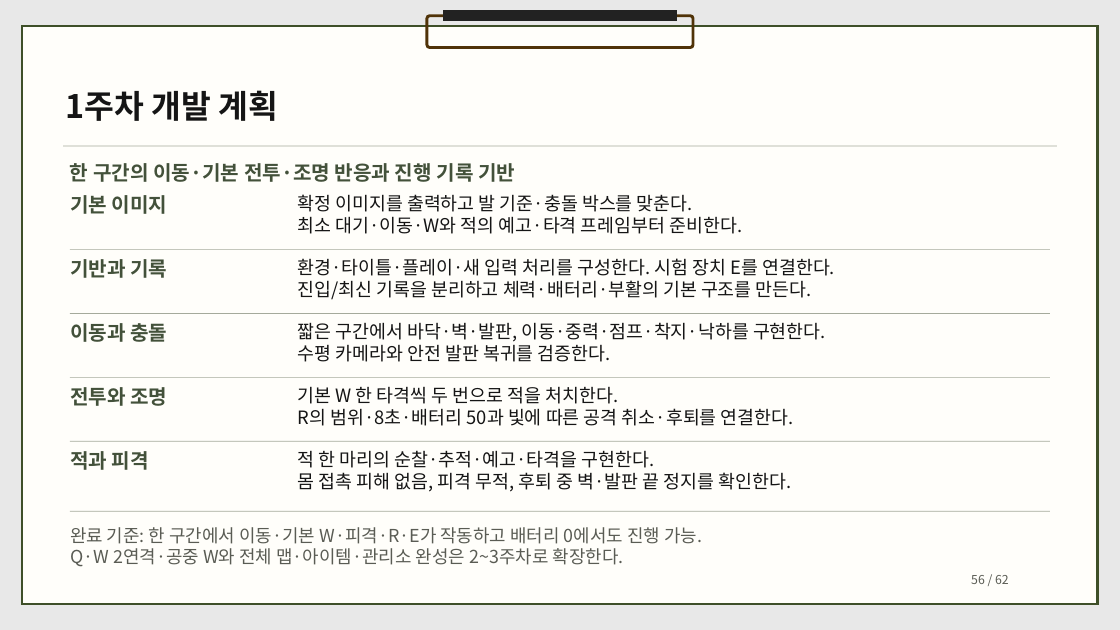
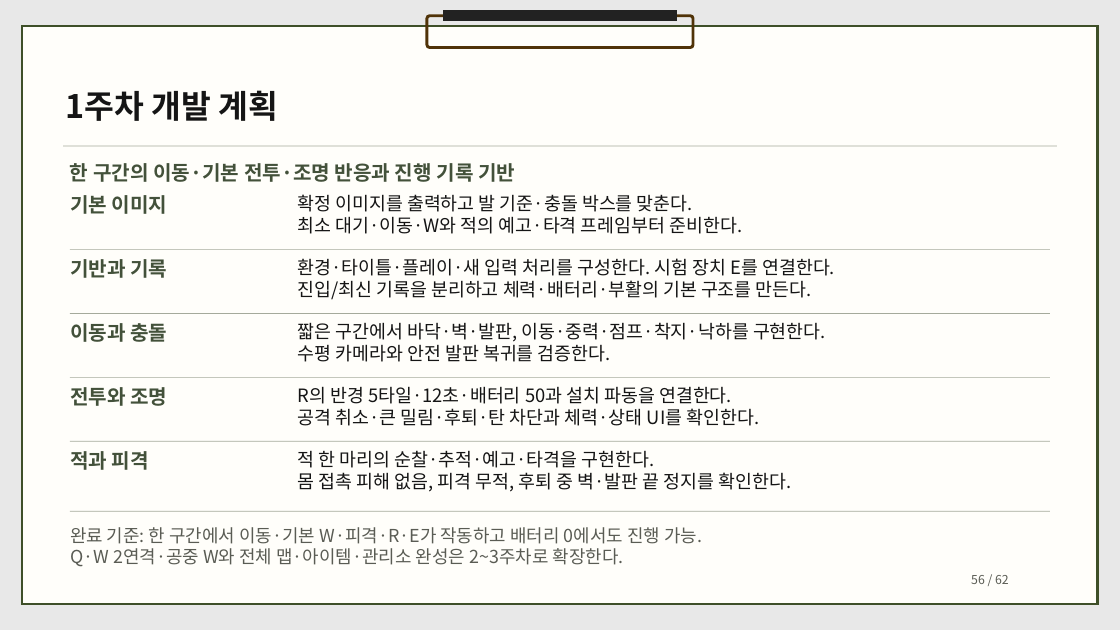
Before and after one commit to dbguswh/2Dgame_project, a slide deck: slide 56 of 2D게임프로그래밍 기획서.pptx. Drawn at 1120x630 pixels with LibreOffice and Linux fonts; fonts in the diff are those of the drawing. Boxes give left, top, right and bottom in pixels: in the first picture for what was removed or moved away, otherwise in the second. Text is boxed around its words. In the diff, an @@ line names an element or a change of style, - is before the commit and + after.

```diff
--- a/2D게임프로그래밍 기획서.pptx
+++ b/2D게임프로그래밍 기획서.pptx
@@ text at [297,386,760,426]: text changed @@
-기본 W 한 타격씩 두 번으로 적을 처치한다.
-R의 범위·8초·배터리 50과 빛에 따른 공격 취소·후퇴를 연결한다.
+R의 반경 5타일·12초·배터리 50과 설치 파동을 연결한다.
+공격 취소·큰 밀림·후퇴·탄 차단과 체력·상태 UI를 확인한다.
```
Also in this commit, not shown: 7 other slides changed, 3 other files.
